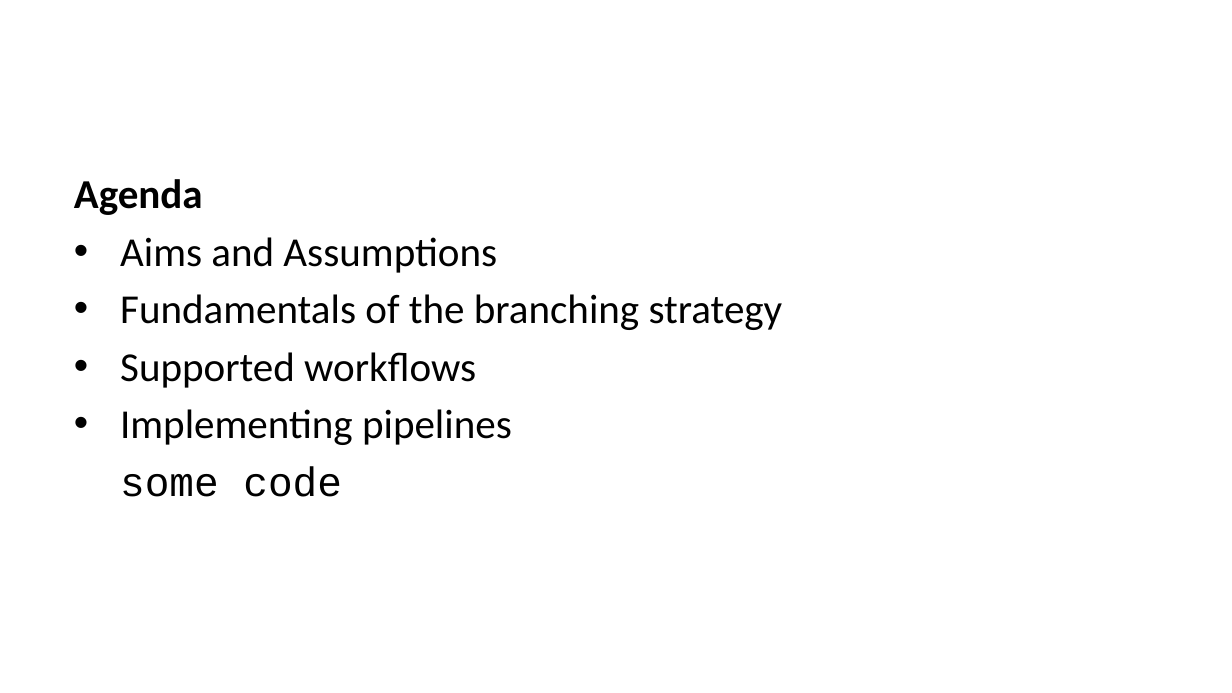
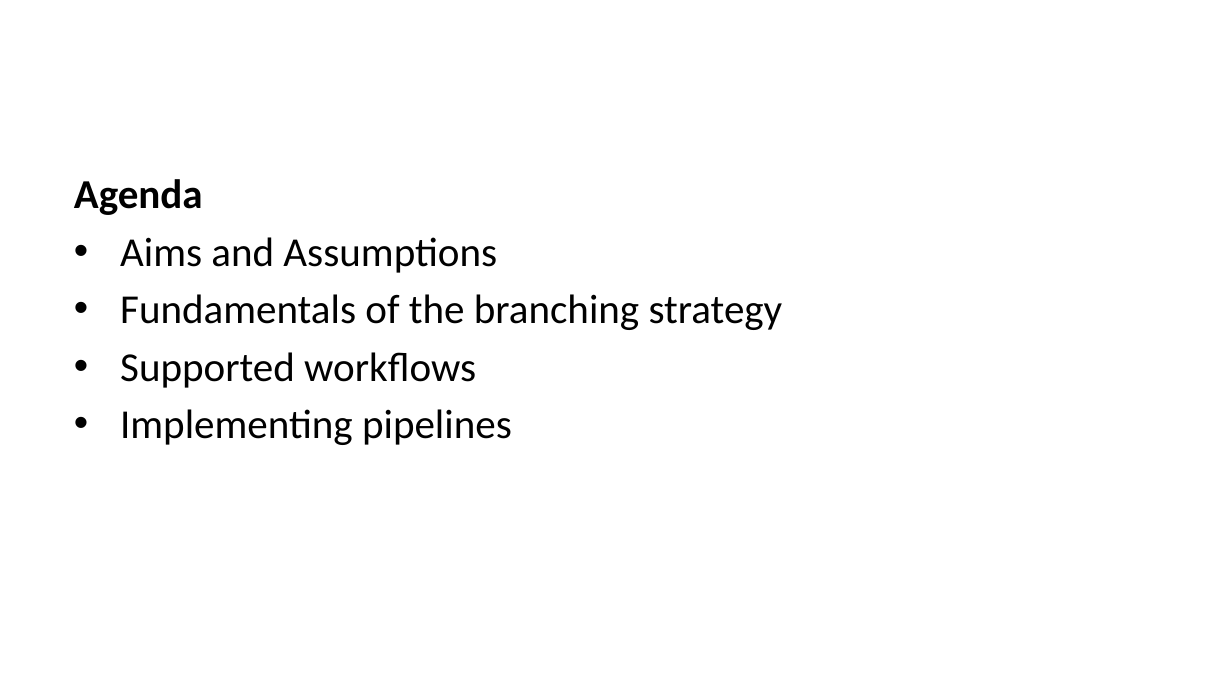
Before and after one commit to ijmitch/ukgse-2024-devops-git, a slide deck: slide 2 of docs/p1.pptx. Drawn at 1232x693 pixels with LibreOffice and Linux fonts; fonts in the diff are those of the drawing. Boxes give left, top, right and bottom in pixels: in the first picture for what was removed or moved away, otherwise in the second. Text is boxed around its words. In the diff, an @@ line names an element or a change of style, - is before the commit and + after.

```diff
--- a/docs/p1.pptx
+++ b/docs/p1.pptx
@@ text at bbox=[120, 466, 342, 497]: paragraph removed @@
-some code
```
Also in this commit, not shown: 33 other files.
